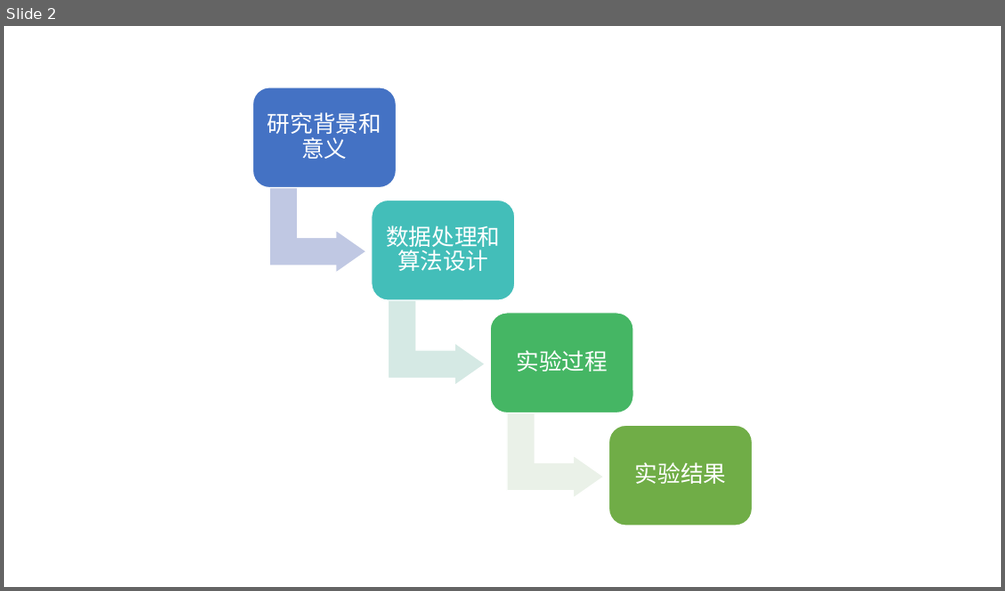
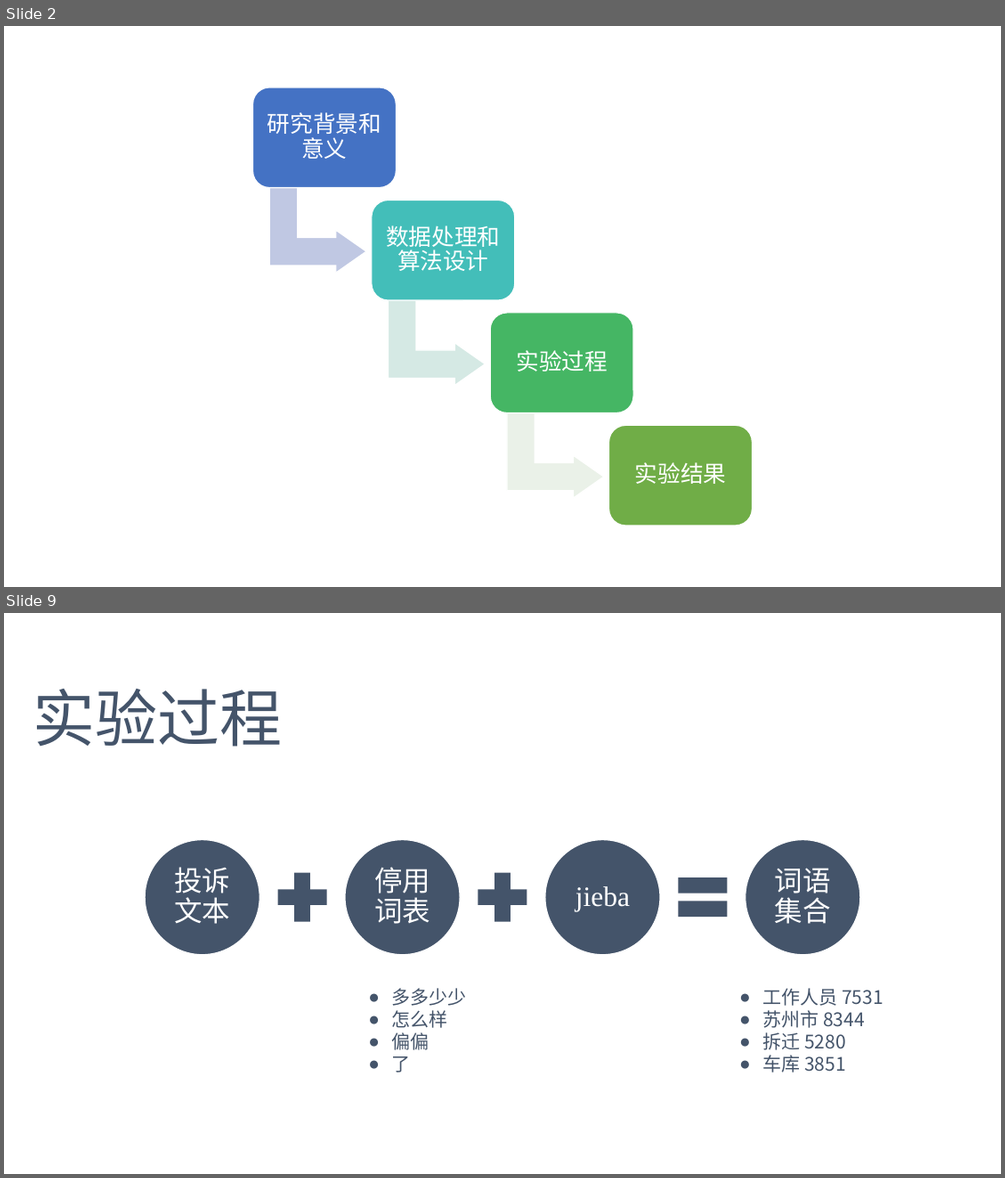
Before and after one commit to DoubleMagicXu/KG, a slide deck: 基于用户投诉文本的知识图谱构建.pptx. Shown one above the other, each under a label of ours: slide 2 before the commit, slides 2 and 9 after it; the slides between them are not shown. The pictures are 1005x591 and 1005x1178 pixels, drawn with LibreOffice and Linux fonts; fonts in the diff are those of the drawing. Boxes give left, top, right and bottom in pixels: in the first picture for what was removed or moved away, otherwise in the second. Text is boxed around its words. In the diff, an @@ line names an element or a change of style, - is before the commit and + after.

```diff
--- a/基于用户投诉文本的知识图谱构建.pptx
+++ b/基于用户投诉文本的知识图谱构建.pptx
@@ slide 9 added at (4, 613, 1001, 1174), background #FFFFFF @@
@@ text added at (32, 689, 282, 747), 60 pt, text #44546A @@
+实验过程
@@ group added at (145, 840, 860, 955): 4 ellipses, 4 texts, 2 plus signs, 1 math equal @@
+投诉文本
+停用词表
+jieba
+词语集合
@@ text added at (392, 988, 467, 1072), 18 pt, text #44546A @@
+● 多多少少
+● 怎么样
+● 偏偏
+● 了
@@ text added at (762, 988, 883, 1072), 18 pt, text #44546A @@
+● 工作人员 7531
+● 苏州市 8344
+● 拆迁 5280
+● 车库 3851
```
Also in this commit, not shown: 3 slides changed, 10 other slides added, 2 slides removed, 3 other files.
